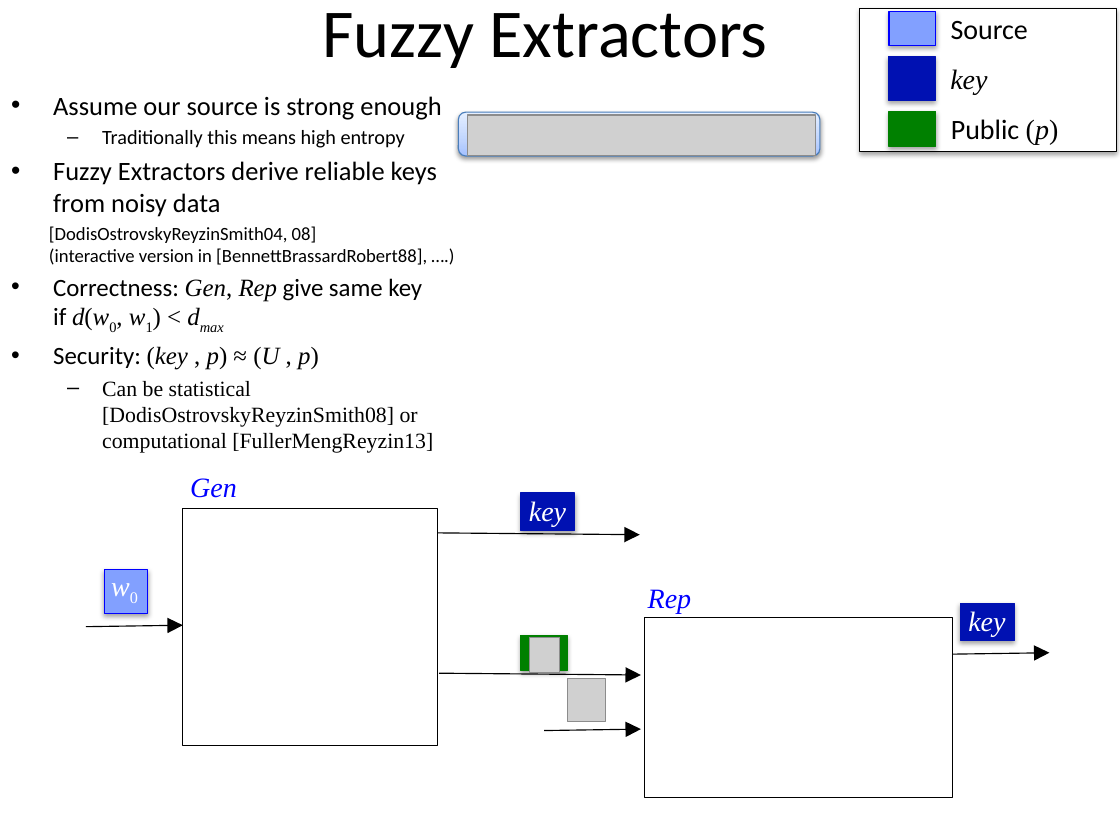
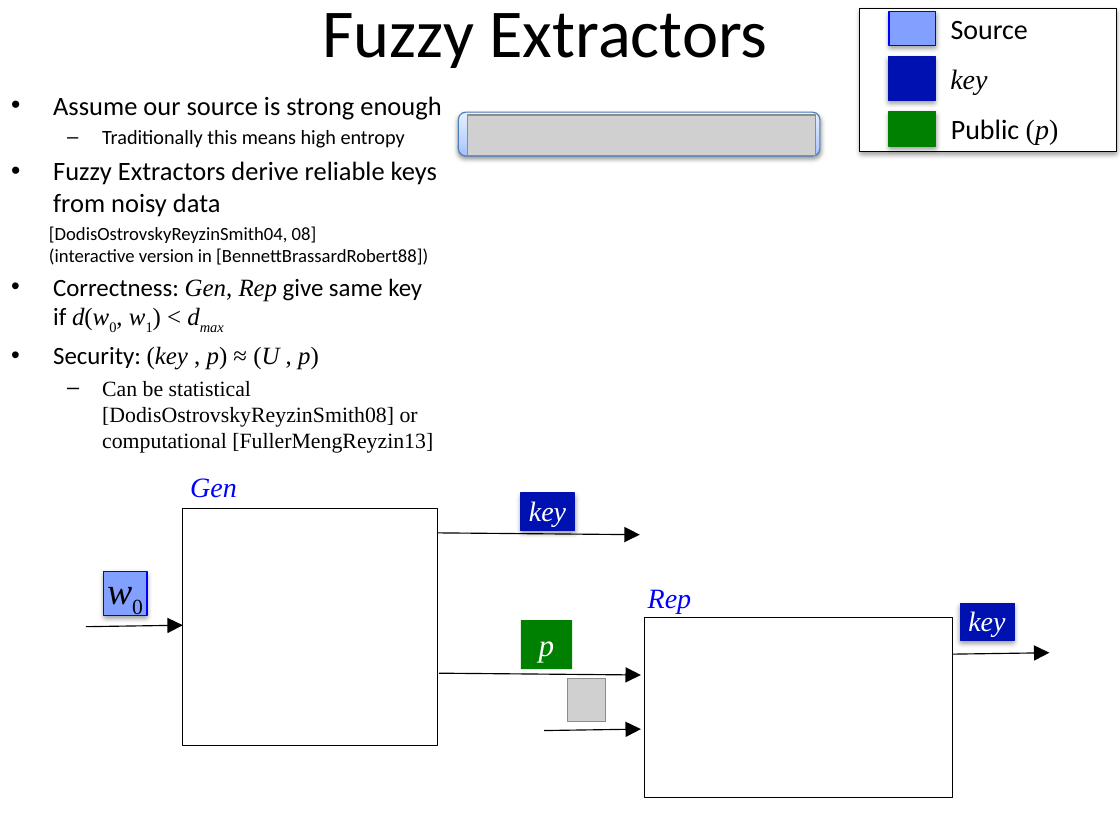
Before and after one commit to xianruimeng/comp-fuzzy-ext, a slide deck: slide 3 of constantRate/KeyDerivationWithNegativeUsable.pptx. Drawn at 1120x840 pixels with LibreOffice and Linux fonts; fonts in the diff are those of the drawing; grey boxes stand for pictures. Boxes give left, top, right and bottom in pixels: in the first picture for what was removed or moved away, otherwise in the second. Text is boxed around its words. In the diff, an @@ line names an element or a change of style, - is before the commit and + after.

```diff
--- a/constantRate/KeyDerivationWithNegativeUsable.pptx
+++ b/constantRate/KeyDerivationWithNegativeUsable.pptx
@@ text at (x1=49, y1=226, x2=428, y2=265): text changed @@
-[DodisOstrovskyReyzinSmith04, 08]
-(interactive version in [BennettBrassardRobert88], ….)
+[DodisOstrovskyReyzinSmith04, 08]
+(interactive version in [BennettBrassardRobert88])
@@ text "w0" at (x1=96, y1=562, x2=161, y2=618): size 18 to 24 pt, text colour #FFFFFF to #000000 @@
@@ rectangle added at (x1=521, y1=620, x2=572, y2=670), fill #008000, 20 pt, text #FFFFFF, italic @@
+p
@@ rectangle removed at (x1=521, y1=635, x2=568, y2=670) @@
@@ picture removed at (x1=530, y1=637, x2=560, y2=672) @@
```
Also in this commit, not shown: 28 other slides changed.
